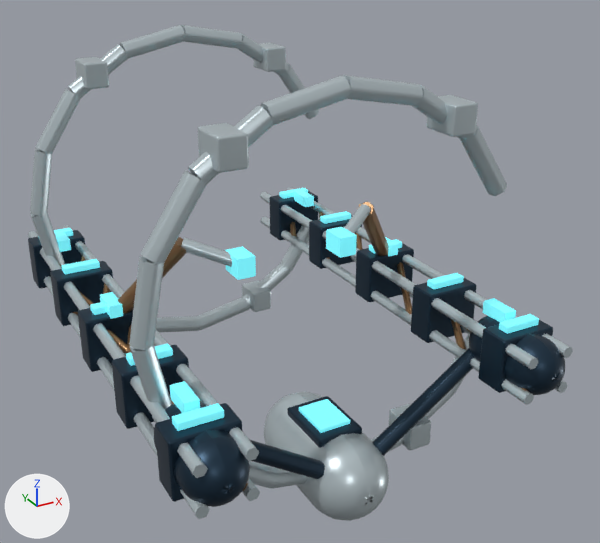
One commit to the glTF model space-battleship/assets/planets/orbital/models/shipyard.glb: the scene before it, then after it.
Both versions are drawn from a 50 mm lens placed at (-3.83, -7.93, 3.42), pointed at (0.35, -0.32, -0.38). Lighting does not change. The marker at lower left points along +X, +Y and +Z. The picture after the commit comes second. Where no turn or scale is listed for an object, it has been applied to the vertices. Vertices at exactly the same position are counted once.

In view in the first picture: 'AnimatedHardware', 'StaticHull'.
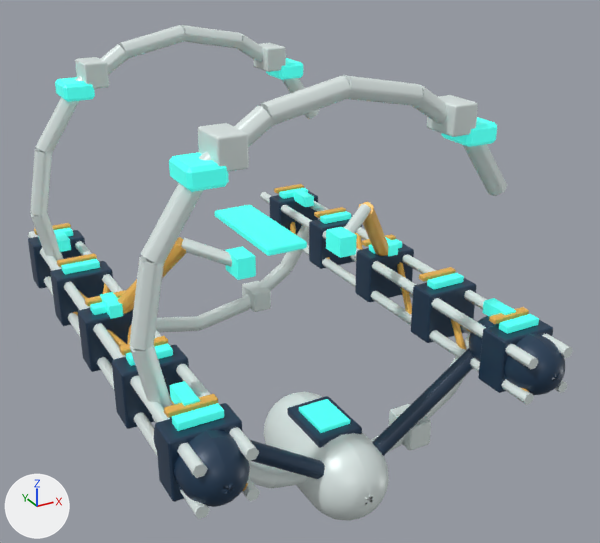
Location of each change, (x1, y1, x2, y2) in pixels of the pictures (600 x 543 px):
'StaticHull', recoloured, surface changed, reshaped
    both: (28, 25, 573, 521)
'AnimatedHardware', recoloured, surface changed, reshaped
    both: (118, 201, 388, 314)
part 1 of me_mesh_71_001, added (cyan)
    after: (215, 205, 307, 256)
part 2 of me_mesh_0_001, added
    after: (34, 77, 229, 418)
part 3 of me_mesh_0_001, added
    after: (266, 58, 529, 324)

Diff of the bpy script that builds the scene:
```diff
--- a/space-battleship/assets/planets/orbital/models/shipyard.glb.py
+++ b/space-battleship/assets/planets/orbital/models/shipyard.glb.py
@@ mat_03_copper_thermal_hardware @@
 mat_03_copper_thermal_hardware = principled_material('03 Copper thermal hardware')
-mat_03_copper_thermal_hardware.base_color = (0.319, 0.178, 0.0844)  # brown #997552
-mat_03_copper_thermal_hardware.metallic = 0.75
+mat_03_copper_thermal_hardware.base_color = (0.905, 0.497, 0.0976)  # orange #f4bb58
+mat_03_copper_thermal_hardware.metallic = 0.12
 mat_03_copper_thermal_hardware.roughness = 0.3
@@ mat_01_ceramic_titanium @@
 mat_01_ceramic_titanium = principled_material('01 Ceramic titanium')
-mat_01_ceramic_titanium.base_color = (0.533, 0.617, 0.651)  # light grey #c1ced3
-mat_01_ceramic_titanium.metallic = 0.48
-mat_01_ceramic_titanium.roughness = 0.32
+mat_01_ceramic_titanium.base_color = (0.791, 0.88, 0.863)  # white #e6f1ef
+mat_01_ceramic_titanium.metallic = 0.12
+mat_01_ceramic_titanium.roughness = 0.42
@@ mat_05_cyan_navigation_glass @@
 mat_05_cyan_navigation_glass = principled_material('05 Cyan navigation glass')
-mat_05_cyan_navigation_glass.base_color = (0.156, 0.716, 0.799)  # cyan #6edce7
+mat_05_cyan_navigation_glass.base_color = (0.0595, 0.823, 0.708)  # cyan #45eadb
 mat_05_cyan_navigation_glass.metallic = 0.25
 mat_05_cyan_navigation_glass.roughness = 0.24
-mat_05_cyan_navigation_glass.emission_color = (0.125, 0.573, 0.639)  # cyan #63c7d1
+mat_05_cyan_navigation_glass.emission_color = (0.0327, 0.453, 0.39)  # cyan #33b3a8
 mat_05_cyan_navigation_glass.emission_strength = 1.0
@@ mat_02_structural_graphite @@
 mat_02_structural_graphite.base_color = (0.0168, 0.0409, 0.0704)  # dark blue #23394b
-mat_02_structural_graphite.metallic = 0.72
+mat_02_structural_graphite.metallic = 0.12
 mat_02_structural_graphite.roughness = 0.39
@@ me_mesh_71_001 @@
 # used by ob_animatedhardware; location = (-1.42, -0.25, -0.15)
-me_mesh_71_001.from_pydata(...)  # 488 vertices, 832 faces; spans x -0.41..3.26, y -0.7..0.34, z -0.52..0.52
+me_mesh_71_001.from_pydata(...)  # 512 vertices, 876 faces; spans x -0.41..3.26, y -0.7..0.95, z -0.52..0.52
+# me_mesh_71_001 part 1: a new loose piece of 24 vertices spanning x 1.19..1.67, y -0.45..0.95, z 0.21..0.29, in mat_05_cyan_navigation_glass (cyan #45eadb, glowing cyan #33b3a8)
 me_mesh_71_001.materials.append(mat_03_copper_thermal_hardware)
@@ me_mesh_0_001 @@
 # used by ob_statichull; location = (-1.5, 0.0, -0.6)
-me_mesh_0_001.from_pydata(...)  # 10265 vertices, 18426 faces; spans x -0.59..3.58, y -2.98..2.92, z -1.85..2.69
+me_mesh_0_001.from_pydata(...)  # 10601 vertices, 19042 faces; spans x -0.59..3.58, y -2.98..2.92, z -1.85..2.69
+# me_mesh_0_001 part 2: 168 vertices added at x -0.48..0.28, y -2.3..2.6, z 0.14..2.15
+# me_mesh_0_001 part 3: 168 vertices added at x 2.72..3.48, y -2.3..2.6, z 0.14..2.15
 me_mesh_0_001.materials.append(mat_01_ceramic_titanium)
```
